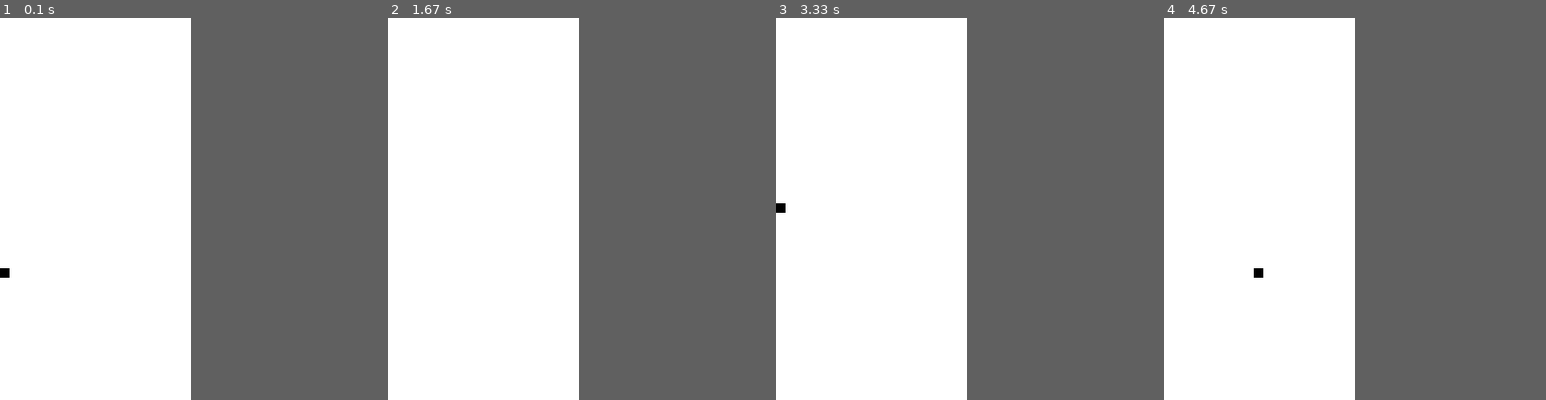
Above: before the commit, frames 1-4 (left to right).
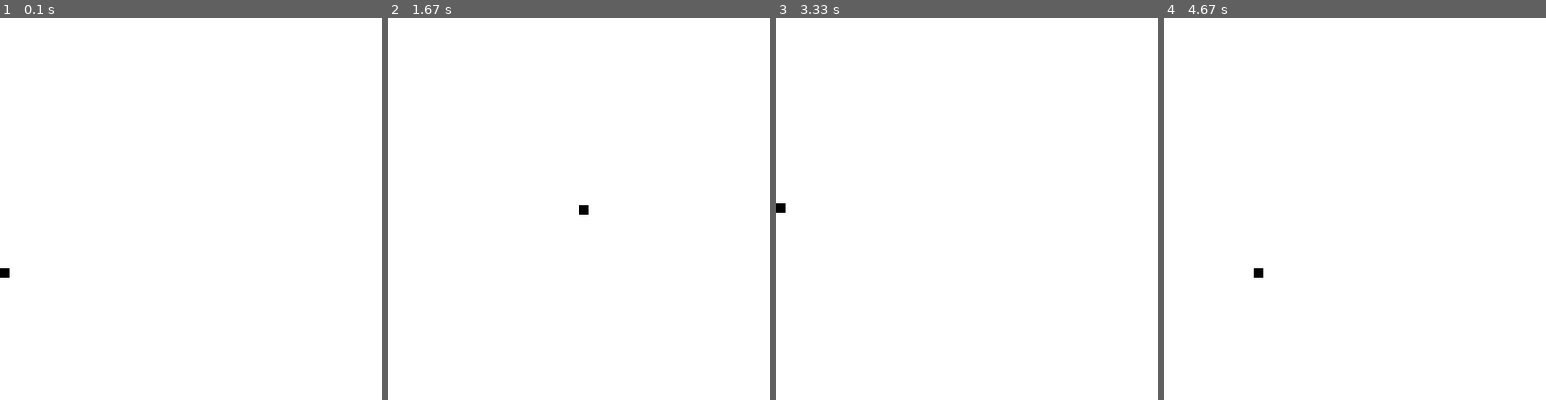
Above: after the commit, the same moments.

Repository: jorgii/pygametut
Game: pygame game, started from pygametut.py
Two runs of this game, one before a commit and one after it. Both use one fixed random seed, a clock stepped at 60 frames per second and the inputs below.
Inputs:
- Up to frame 1 (0.1 s): no input
- Up to frame 2 (1.67 s): hold Right 0.33-0.8 s; hold Up 0.83-1.13 s; hold Right 1.17-1.63 s
- Up to frame 3 (3.33 s): hold Left 1.67-2.2 s; hold Down 2.23-2.53 s; hold Left 2.57-2.97 s; hold Up from 3 s (still down)
- Up to frame 4 (4.67 s): release Up at 3.37 s; hold Right 3.4-4.03 s; hold Down 4.07-4.43 s; hold Left from 4.47 s (still down)
The pictures show only the part of the screen within x 50-100%, y 5-55%; the shares and areas given below are measured in that part.
In our replay, the window is 600x800 before the commit and 800x600 after it. These sizes can differ from the game's own. Grey fills any space a smaller window leaves; there, only what the larger window draws over its background counts as a difference.

The runs differ from the first frame. In frame 1, only the window size differs. In frame 2, less than 0.1% of the frame differs, in the area x 50-53%, y 49-52%; in frame 3, only the window size differs; in frame 4, only the window size differs.

Commit message:
add block change var

Diff:
--- a/pygametut.py
+++ b/pygametut.py
@@ -9,7 +9,7 @@
 display_width = 800
 display_height = 600
 
-game_display = pygame.display.set_mode((display_height, display_width))
+game_display = pygame.display.set_mode((display_width, display_height))
 pygame.display.set_caption('Slither')
 
 game_exit = False
@@ -19,7 +19,8 @@
 lead_x_change = 0
 lead_y_change = 0
 
-block_size = 2
+block_size = 10
+block_change = 2
 FPS = 100
 
 clock = pygame.time.Clock()
@@ -30,21 +31,21 @@
             game_exit = True
         if event.type == pygame.KEYDOWN:
             if event.key == pygame.K_LEFT:
-                lead_x_change = -block_size
+                lead_x_change = -block_change
                 lead_y_change = 0
             elif event.key == pygame.K_RIGHT:
-                lead_x_change = block_size
+                lead_x_change = block_change
                 lead_y_change = 0
             elif event.key == pygame.K_UP:
-                lead_y_change = -block_size
+                lead_y_change = -block_change
                 lead_x_change = 0
             elif event.key == pygame.K_DOWN:
-                lead_y_change = block_size
+                lead_y_change = block_change
                 lead_x_change = 0
 
-    if lead_x >= (display_width - block_size) or \
+    if lead_x > (display_width - block_size) or \
             lead_x < 0 or \
-            lead_y >= (display_height - block_size) or \
+            lead_y > (display_height - block_size) or \
             lead_y < 0:
         game_exit = True
 
@@ -52,7 +53,10 @@
     lead_y += lead_y_change
 
     game_display.fill(white)
-    pygame.draw.rect(game_display, black, [lead_x, lead_y, 10, 10])
+    pygame.draw.rect(
+        game_display,
+        black,
+        [lead_x, lead_y, block_size, block_size])
 
     pygame.display.update()
 
